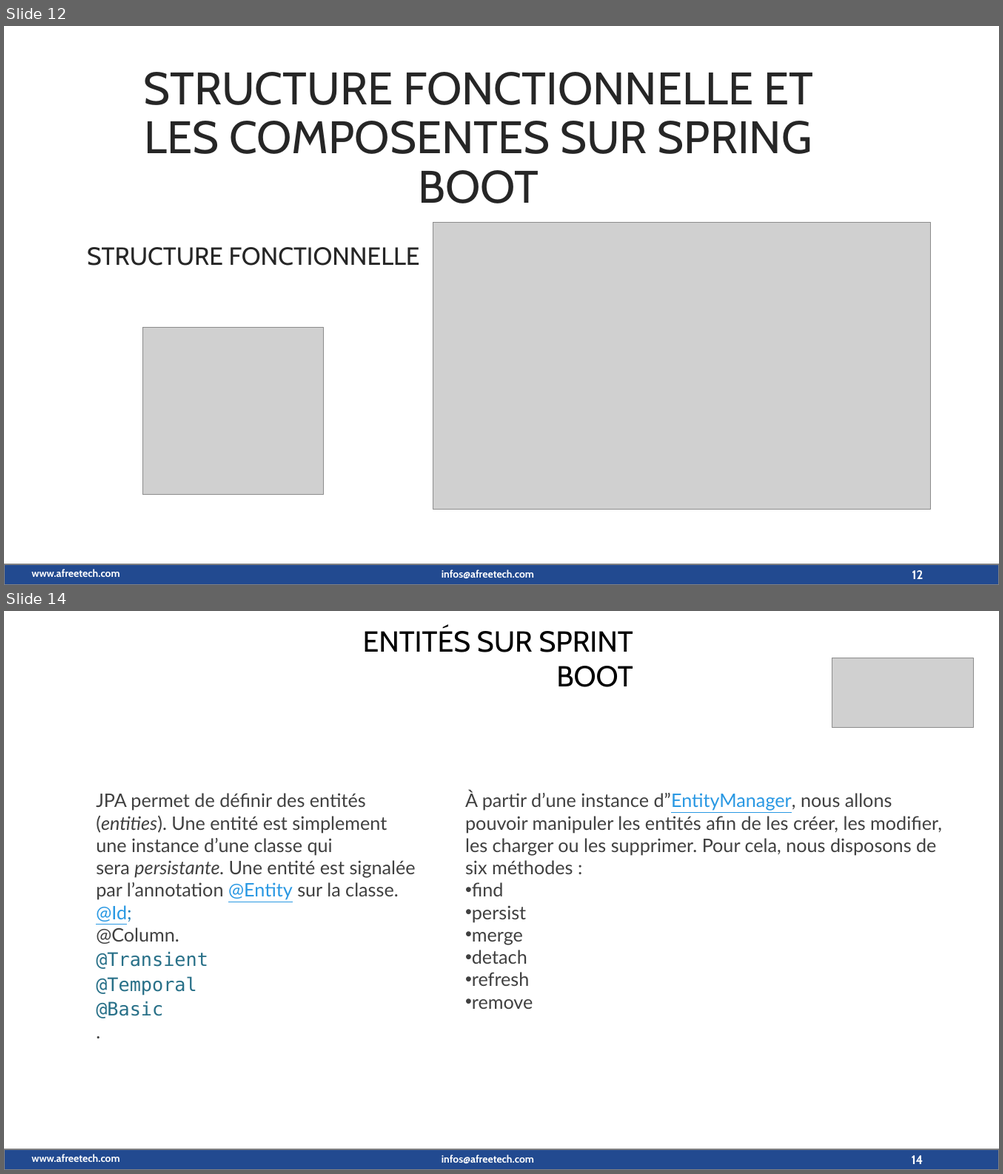
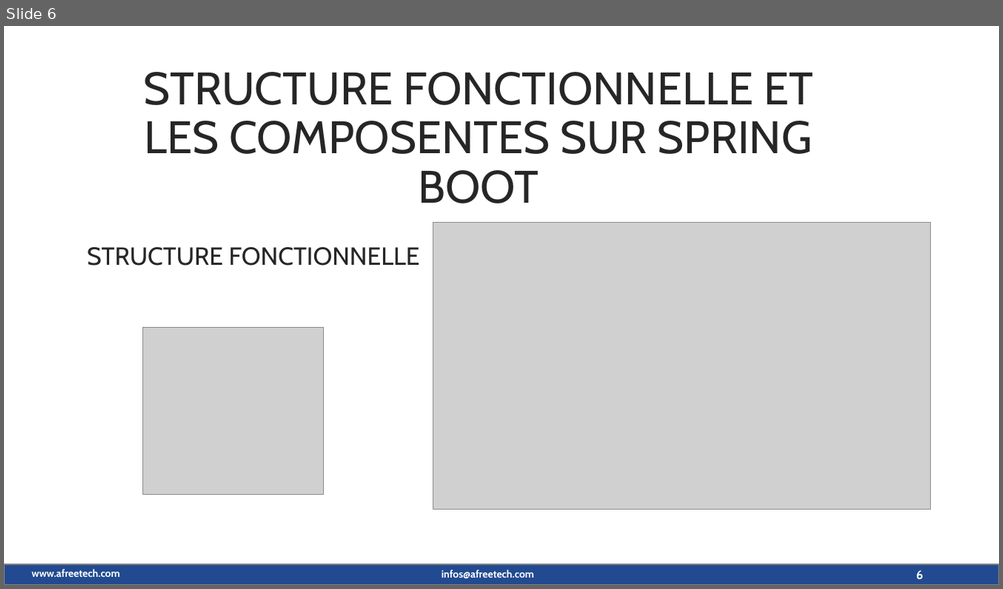
Before and after one commit to maximedorlin/maximedorlin, a slide deck: sprint boot.pptx. Shown one above the other, each under a label of ours: slides 12 and 14 before the commit, slide 6 after it; the slides between them are not shown. The pictures are 1003x1174 and 1003x589 pixels, drawn with LibreOffice and Linux fonts; fonts in the diff are those of the drawing; grey boxes stand for pictures; background and template pictures are left out. Boxes give left, top, right and bottom in pixels: in the first picture for what was removed or moved away, otherwise in the second. Text is boxed around its words. In the diff, an @@ line names an element or a change of style, - is before the commit and + after.

```diff
--- a/sprint boot.pptx
+++ b/sprint boot.pptx
@@ slide 14 removed at (4,611,999,1170), background picture (left out); not listed: 3 template elements that a slide beside it also shows @@
@@ text removed at (363,627,633,687) @@
-ENTITÉS SUR SPRINT BOOT
@@ picture removed at (832,658,974,727) @@
@@ text removed at (96,793,415,1019) @@
-JPA permet de définir des entités (entities). Une entité est simplement une instance d’une classe qui sera persistante. Une entité est signalée par l’annotation @Entity sur la classe.
-@Id;
-@Column.
-@Transient
-@Temporal
-@Basic
-.
@@ text removed at (465,792,942,1009) @@
-À partir d’une instance d”EntityManager, nous allons pouvoir manipuler les entités afin de les créer, les modifier, les charger ou les supprimer. Pour cela, nous disposons de six méthodes :
-• find
-• persist
-• merge
-• detach
-• refresh
-• remove
@@ page number removed at (911,1156,923,1165) @@
-14
@@ what was slide 12 is now slide 6 @@
@@ page number at (916,571,922,580): text changed @@
-12
+6
```
Also in this commit, not shown: 8 slides changed, 3 slides added, 4 other slides removed.
